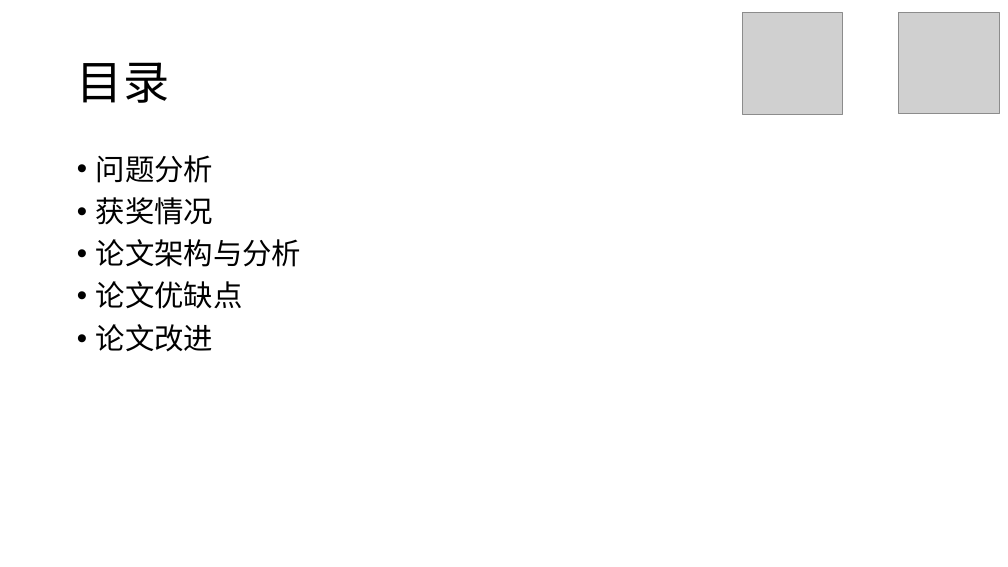
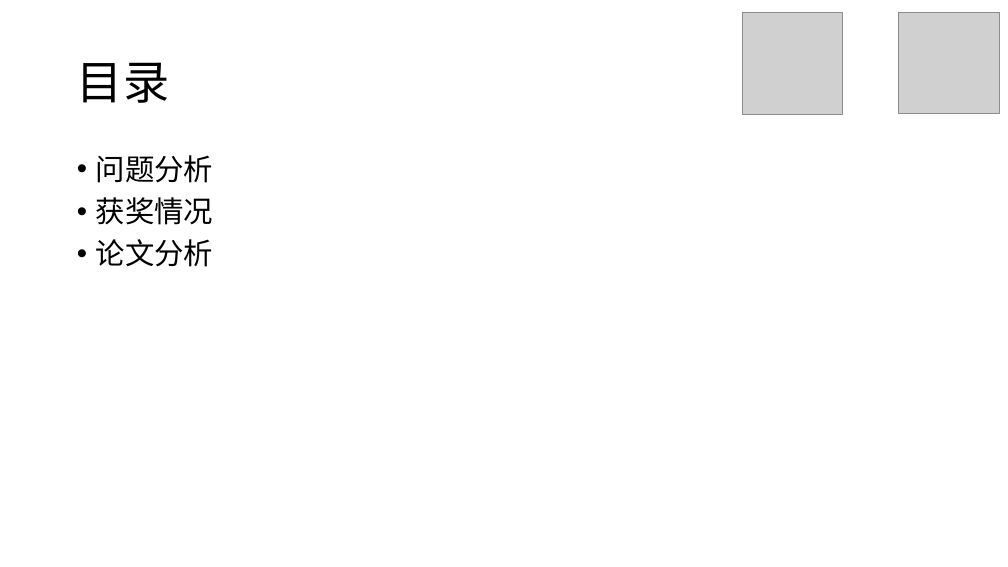
Before and after one commit to stOOrz-Science-Mind/2019_HiMCM_A_10006, a slide deck: slide 2 of 10005.pptx. Drawn at 1008x567 pixels with LibreOffice and Linux fonts; fonts in the diff are those of the drawing; grey boxes stand for pictures. Boxes give left, top, right and bottom in pixels: in the first picture for what was removed or moved away, otherwise in the second. Text is boxed around its words. In the diff, an @@ line names an element or a change of style, - is before the commit and + after.

```diff
--- a/10005.pptx
+++ b/10005.pptx
@@ text at [96,239,213,267]: text changed @@
-• 论文架构与分析
-• 论文优缺点
-• 论文改进
+• 论文分析
```
Also in this commit, not shown: 2 other slides changed, 12 slides added, 2 other files.
